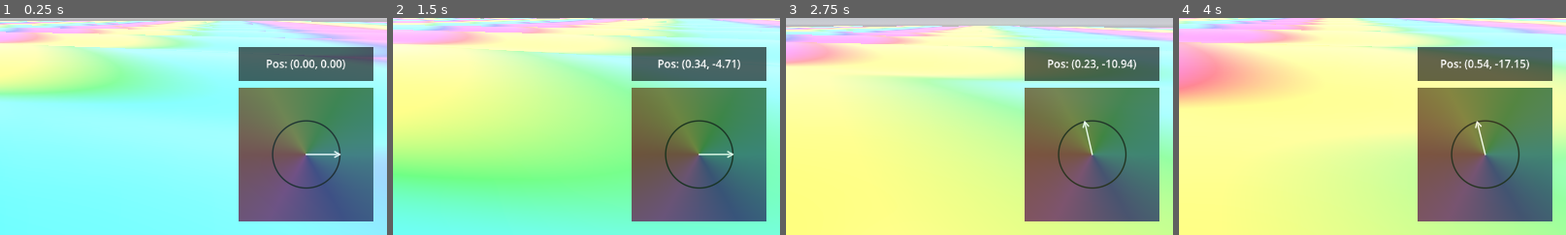
Above: before the commit, frames 1-4 (left to right).
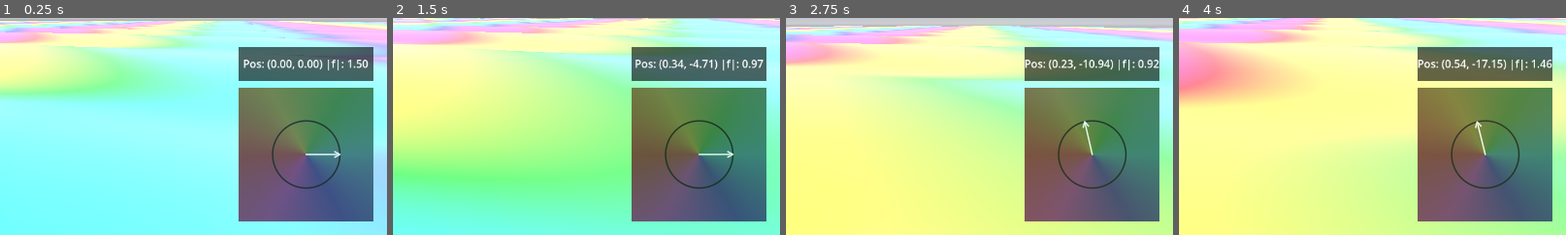
Above: after the commit, the same moments.

Repository: allanino/complex-functions-explorer
Game: Godot game, scene res://scenes/main.tscn
Same seed, same stepped clock (60 frames per second), same inputs: the game is played once before the commit and once after it.
Inputs (mouse positions are % of the whole screen's width and height, from its top left):
- Up to frame 1 (0.25 s): no input
- Up to frame 2 (1.5 s): tap Enter at 0.5 s; move the mouse to (55, 50) at 0.52 s; hold W (move_forward) from 0.53 s (still down); move the mouse to (45, 50) at 1.27 s
- Up to frame 3 (2.75 s): keep holding W (move_forward); move the mouse to (52, 48) at 2.02 s
- Up to frame 4 (4 s): keep holding W (move_forward); move the mouse to (49, 52) at 2.77 s; move the mouse to (57, 51) at 3.52 s
The pictures show only the part of the screen within x 50-100%, y 50-100%; the shares and areas given below are measured in that part.

The runs differ from the first frame. In frame 1, 0.8% of the frame differs, in the area x 62-96%, y 19-25%; in frame 2, 0.8%; in frame 3, 0.9%, in the area x 61-97%, y 19-25%; in frame 4, 0.8%.

Commit message:
Refactor field math and update HUD with phase arrow and magnitude display
- Centralized complex field math into shaders/field.gdshaderinc and scripts/field.gd.
- Replaced the HUD's magnitude dot with a phase arrow pointing to the unit circle.
- Added a dark background card for HUD text and centered the coordinates.
- Restored magnitude display to the HUD text label as requested.

Co-authored-by: allanino <5325241+allanino@users.noreply.github.com>

Diff:
--- a/scripts/hud.gd
+++ b/scripts/hud.gd
@@ -21,4 +21,4 @@
 	material.set_shader_parameter("current_f", f)
 	material.set_shader_parameter("scale", current_scale)
 
-	pos_label.text = "Pos: (%.2f, %.2f)" % [x, z]
+	pos_label.text = "Pos: (%.2f, %.2f) |f|: %.2f" % [x, z, f.length()]
